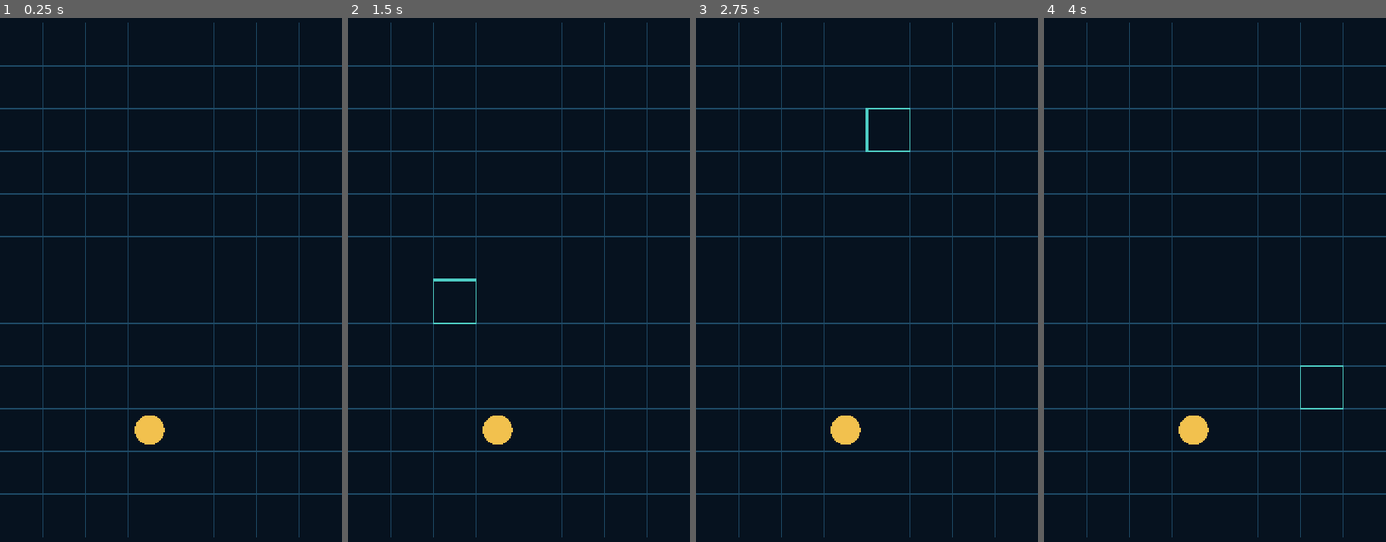
Above: before the commit, frames 1-4 (left to right).
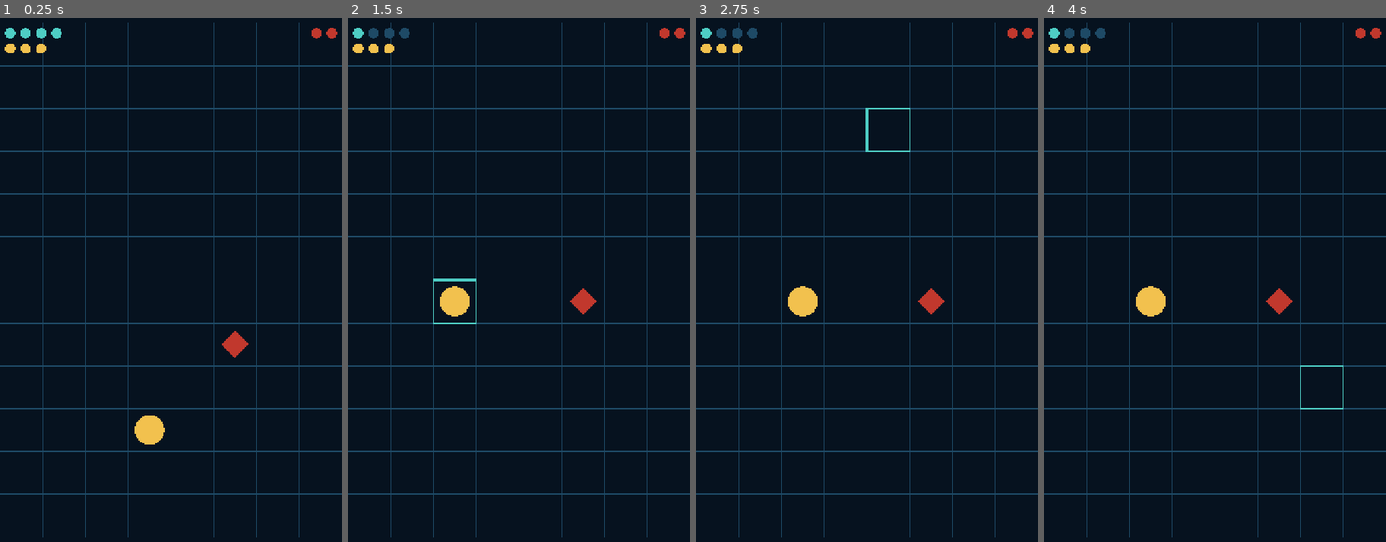
Above: after the commit, the same moments.

Repository: Vivelnow/abisal
Game: Godot game, scene res://abismo.tscn
Same seed, same stepped clock (60 frames per second), same inputs: the game is played once before the commit and once after it.
Inputs (mouse positions are in pixels of both pictures, inside the frame that each line leads up to):
- Up to frame 1 (0.25 s): no input
- Up to frame 2 (1.5 s): tap Enter at 0.5 s; move the mouse to (594, 248) at 0.52 s; click (594, 248) at 0.67 s; tap Space at 1.25 s; move the mouse to (450, 311) at 1.27 s; click (450, 311) at 1.42 s
- Up to frame 3 (2.75 s): tap Enter at 2 s; move the mouse to (901, 143) at 2.02 s; click (901, 143) at 2.17 s
- Up to frame 4 (4 s): tap Space at 2.75 s; move the mouse to (1197, 400) at 2.77 s; click (1197, 400) at 2.92 s; tap Enter at 3.5 s; move the mouse to (1317, 369) at 3.52 s; click (1317, 369) at 3.67 s

The runs differ from the first frame. In frame 1, 0.6% of the frame differs, in the area x 1-99%, y 1-65%; in frame 2, 1.4%, in the area x 1-99%, y 1-82%; in frame 3, 1.4%; in frame 4, 1.4%.

Commit message:
movimiento, combate y turnos

Diff:
--- a/abismo.gd
+++ b/abismo.gd
@@ -5,13 +5,31 @@
 const COLOR_FONDO := Color("06121f")
 const COLOR_LINEA := Color("1e4a66")
 const COLOR_BUZO := Color("f2c14e")
+const COLOR_ENEMIGO := Color("c1382d")
 const COLOR_TOQUE := Color("4ecdc4")
+const COLOR_PIP_LLENO := Color("4ecdc4")
+const COLOR_PIP_VACIO := Color("1e4a66")
+
+const PUNTOS_ACCION_MAX := 4
+const VIDA_MAX_BUZO := 3
+const VIDA_MAX_ENEMIGO := 2
+const DANO_ATAQUE := 1
+const COSTE_ATAQUE := 1
+const ALCANCE_ATAQUE := 1  # Chebyshev: solo celda adyacente, diagonal incluida
 
 # Celda donde está el buzo: columna 3, fila 9 (se cuenta desde 0)
 var celda_buzo := Vector2i(3, 9)
+var vida_buzo := VIDA_MAX_BUZO  # ahora sí puede bajar: el enemigo ataca en su turno
 
-# Última celda tocada válida. -1,-1 = ninguna todavía.
-# Solo para verificar el paso 2 con los ojos; paso 3 la usará para mover al buzo de verdad.
+# Enemigo de prueba. Posición fija solo para verificar la mecánica, no es diseño de misión.
+var celda_enemigo := Vector2i(5, 7)
+var vida_enemigo := VIDA_MAX_ENEMIGO
+var enemigo_vivo := true
+
+# Puntos de acción restantes. Se rellenan al empezar cada turno del buzo.
+var puntos_accion := PUNTOS_ACCION_MAX
+
+# Última celda tocada válida (dentro de la cuadrícula, alcanzable o no). -1,-1 = ninguna todavía.
 var celda_tocada := Vector2i(-1, -1)
 
 # Geometría de la cuadrícula (se rellenan en _calcular_geometria)
@@ -36,6 +54,34 @@
 func _celda_valida(celda: Vector2i) -> bool:
 	return celda.x >= 0 and celda.x < COLUMNAS and celda.y >= 0 and celda.y < FILAS
 
+# Distancia Chebyshev: la diagonal cuenta igual que un paso recto
+func _distancia_celdas(a: Vector2i, b: Vector2i) -> int:
+	return maxi(absi(a.x - b.x), absi(a.y - b.y))
+
+# Un paso de origen hacia destino, un eje a la vez. Sin rodeos: es la IA mínima, no pathfinding.
+func _paso_hacia(origen_celda: Vector2i, destino: Vector2i) -> Vector2i:
+	var dx := 0
+	var dy := 0
+	if destino.x > origen_celda.x:
+		dx = 1
+	elif destino.x < origen_celda.x:
+		dx = -1
+	if destino.y > origen_celda.y:
+		dy = 1
+	elif destino.y < origen_celda.y:
+		dy = -1
+	return origen_celda + Vector2i(dx, dy)
+
+# El turno del enemigo: si está pegado, ataca; si no, se acerca un paso. Luego vuelve a tocarte a ti.
+func _turno_enemigo() -> void:
+	if enemigo_vivo:
+		var distancia := _distancia_celdas(celda_enemigo, celda_buzo)
+		if distancia <= ALCANCE_ATAQUE:
+			vida_buzo = maxi(vida_buzo - DANO_ATAQUE, 0)
+		else:
+			celda_enemigo = _paso_hacia(celda_enemigo, celda_buzo)
+	puntos_accion = PUNTOS_ACCION_MAX
+
 func _input(event: InputEvent) -> void:
 	var pos := Vector2.ZERO
 	var hay_toque := false
@@ -51,6 +97,27 @@
 		var celda := _posicion_a_celda(pos)
 		if _celda_valida(celda):
 			celda_tocada = celda
+
+			if celda == celda_buzo:
+				# Tocar tu propia celda termina el turno aunque te queden puntos
+				_turno_enemigo()
+			elif enemigo_vivo and celda == celda_enemigo:
+				var distancia := _distancia_celdas(celda_buzo, celda)
+				if distancia <= ALCANCE_ATAQUE and puntos_accion >= COSTE_ATAQUE:
+					vida_enemigo -= DANO_ATAQUE
+					puntos_accion -= COSTE_ATAQUE
+					if vida_enemigo <= 0:
+						enemigo_vivo = false
+					if puntos_accion <= 0:
+						_turno_enemigo()
+			else:
+				var distancia := _distancia_celdas(celda_buzo, celda)
+				if distancia > 0 and distancia <= puntos_accion:
+					celda_buzo = celda
+					puntos_accion -= distancia
+					if puntos_accion <= 0:
+						_turno_enemigo()
+
 			queue_redraw()
 		# fuera de la cuadrícula: se ignora, celda_tocada no cambia
 
@@ -67,11 +134,38 @@
 		var y := origen.y + f * lado
 		draw_line(Vector2(origen.x, y), Vector2(origen.x + lado * COLUMNAS, y), COLOR_LINEA, 2.0)
 
-	# Marca de depuración del paso 2: contorno en la última celda tocada
+	# Marca de toque: dónde tocaste, aunque no haya movido ni atacado
 	if _celda_valida(celda_tocada):
 		var esquina := origen + Vector2(celda_tocada) * lado
 		draw_rect(Rect2(esquina, Vector2(lado, lado)), COLOR_TOQUE, false, 3.0)
 
+	# El enemigo: un rombo, para distinguirlo del buzo a simple vista
+	if enemigo_vivo:
+		var centro_e := origen + (Vector2(celda_enemigo) + Vector2(0.5, 0.5)) * lado
+		var r := lado * 0.32
+		var puntos_rombo := PackedVector2Array([
+			centro_e + Vector2(0, -r),
+			centro_e + Vector2(r, 0),
+			centro_e + Vector2(0, r),
+			centro_e + Vector2(-r, 0),
+		])
+		draw_colored_polygon(puntos_rombo, COLOR_ENEMIGO)
+
 	# El buzo: un círculo en el centro de su celda
 	var centro := origen + (Vector2(celda_buzo) + Vector2(0.5, 0.5)) * lado
 	draw_circle(centro, lado * 0.35, COLOR_BUZO)
+
+	# HUD esquina superior izquierda: puntos de acción (fila 1) y vida del buzo (fila 2)
+	var radio_pip := lado * 0.12
+	for i in PUNTOS_ACCION_MAX:
+		var c_pip := origen + Vector2(radio_pip * 3.0 * i + radio_pip * 2.0, radio_pip * 2.0)
+		draw_circle(c_pip, radio_pip, COLOR_PIP_LLENO if i < puntos_accion else COLOR_PIP_VACIO)
+	for i in VIDA_MAX_BUZO:
+		var c_vida := origen + Vector2(radio_pip * 3.0 * i + radio_pip * 2.0, radio_pip * 5.0)
+		draw_circle(c_vida, radio_pip, COLOR_BUZO if i < vida_buzo else COLOR_LINEA)
+
+	# HUD esquina superior derecha: vida del enemigo, mientras esté vivo
+	if enemigo_vivo:
+		for i in VIDA_MAX_ENEMIGO:
+			var c_ve := origen + Vector2(lado * COLUMNAS - radio_pip * 3.0 * i - radio_pip * 2.0, radio_pip * 2.0)
+			draw_circle(c_ve, radio_pip, COLOR_ENEMIGO if i < vida_enemigo else COLOR_LINEA)
